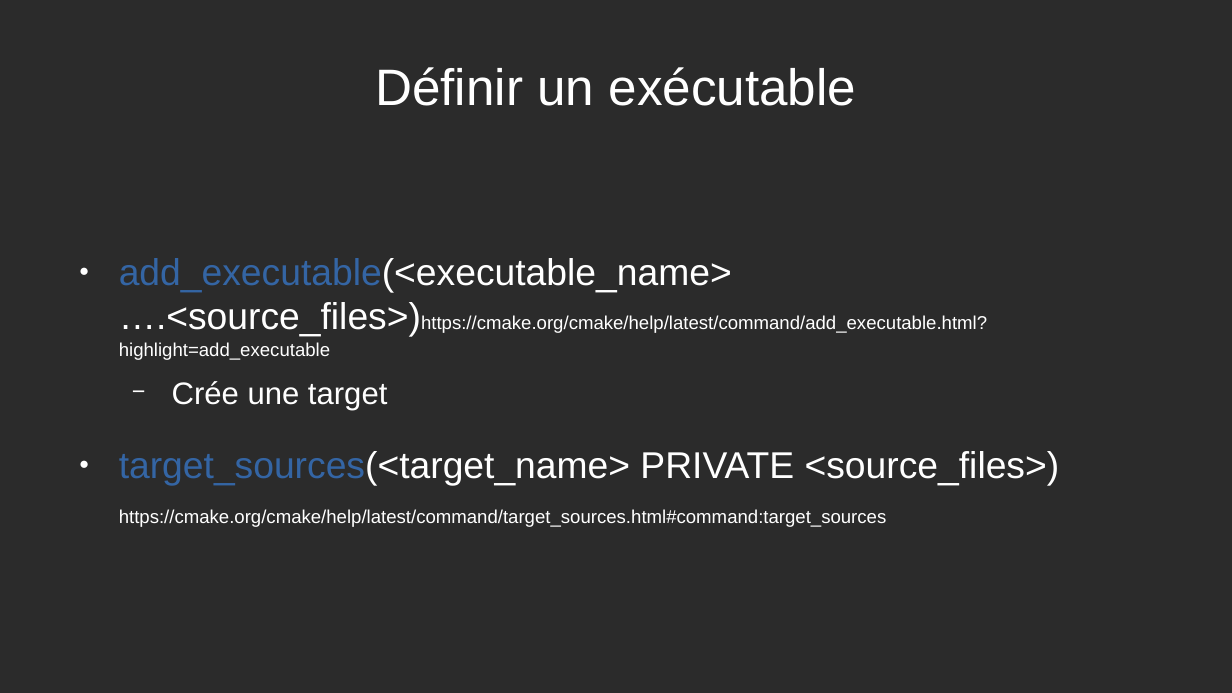
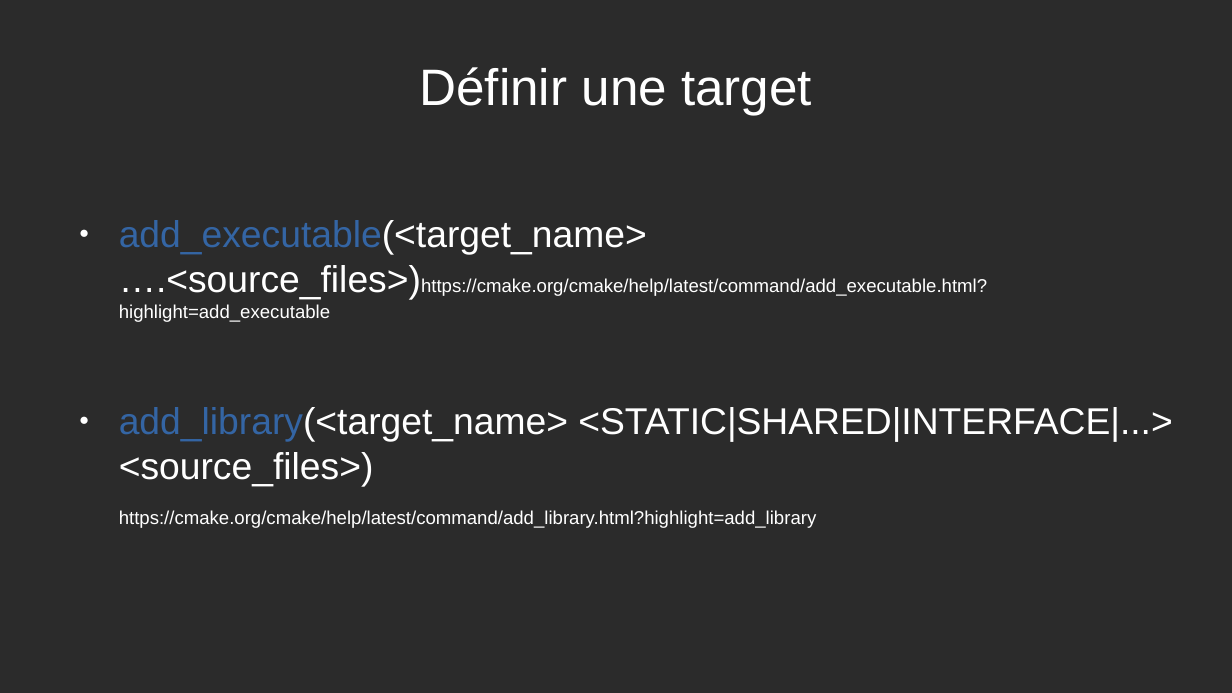
Before and after one commit to joeBlinx/Presentation_CMake, a slide deck: slide 17 of Presentation_CMake.odp (slide 13 before the commit). Drawn at 1232x693 pixels with LibreOffice and Linux fonts; fonts in the diff are those of the drawing; background and template pictures are left out; a plain dark background stands for a picture behind light text. Boxes give left, top, right and bottom in pixels: in the first picture for what was removed or moved away, otherwise in the second. Text is boxed around its words. In the diff, an @@ line names an element or a change of style, - is before the commit and + after.

Commit message:
add target explanation

```diff
--- a/Presentation_CMake.odp
+++ b/Presentation_CMake.odp
@@ title at [419,67,812,116]: text changed @@
-Définir un exécutable
+Définir une target
@@ text at [119,220,1172,528]: text changed @@
-● add_executable(<executable_name> ….<source_files>)https://cmake.org/cmake/help/latest/command/add_executable.html?highlight=add_executable
-  − Crée une target
-● target_sources(<target_name> PRIVATE <source_files>)
-  https://cmake.org/cmake/help/latest/command/target_sources.html#command:target_sources
+● add_executable(<target_name> ….<source_files>)https://cmake.org/cmake/help/latest/command/add_executable.html?highlight=add_executable
+● add_library(<target_name> <STATIC|SHARED|INTERFACE|...> <source_files>)
+  https://cmake.org/cmake/help/latest/command/add_library.html?highlight=add_library
```
Also in this commit, not shown: 5 other slides changed, 6 slides added, 1 slide removed.
